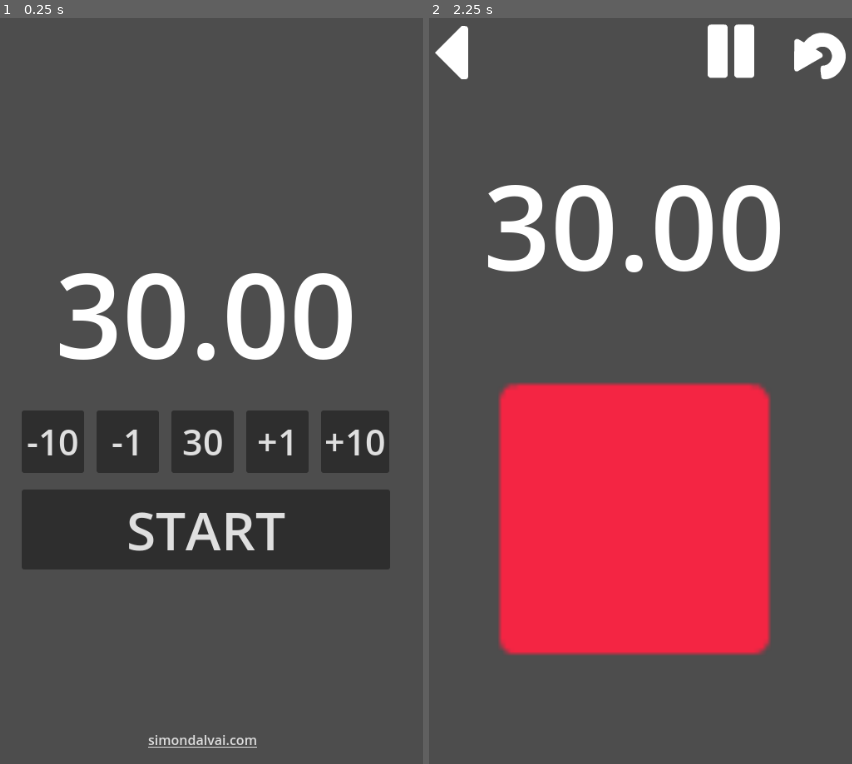
Above: before the commit, frames 1-2 (left to right).
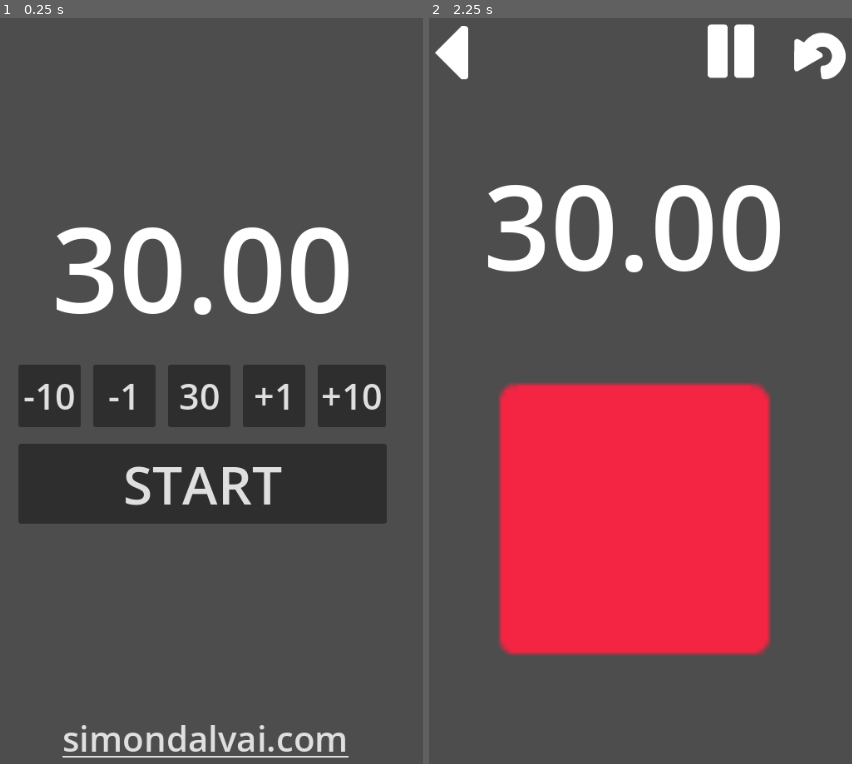
Above: after the commit, the same moments.

Repository: dulvui/condor
Game: Godot game, scene res://src/menu/Menu.tscn
Two runs of this game, one before a commit and one after it. Both use one fixed random seed, a clock stepped at 60 frames per second and the inputs below. Sound files missing from this copy of the repository are replaced by a short silence.
Inputs (mouse positions are in pixels of both pictures, inside the frame that each line leads up to):
- Up to frame 1 (0.25 s): no input
- Up to frame 2 (2.25 s): click "START" at 0.5 s; click (450, 55) at 1.25 s; click "START" at 2 s

The runs differ from the first frame. In frame 1, 21% of the frame differs, in the area x 4-93%, y 28-100%; in frame 2, nothing differs.

Commit message:
add audio

Diff:
--- a/app/src/Config.gd
+++ b/app/src/Config.gd
@@ -1,3 +1,7 @@
+# SPDX-FileCopyrightText: 2023 Simon Dalvai <info@simondalvai.com>
+
+# SPDX-License-Identifier: AGPL-3.0-or-later
+
 extends Node
 
 var config:ConfigFile
--- a/app/src/main/Main.gd
+++ b/app/src/main/Main.gd
@@ -7,6 +7,7 @@
 @onready var timer:Timer = $Timer
 @onready var time_label:Label = $VBoxContainer/Time
 @onready var big_button:TextureButton = $VBoxContainer/BigButton
+@onready var sound:Node2D = $Sound
 
 
 var finished:bool = false
@@ -22,6 +23,9 @@
 	else:
 		time_label.text = "%2.2f"%(timer.time_left)
 
+	if not timer.is_stopped() and not finished:
+		sound.countdown(timer.time_left)
+
 
 func _on_start_pressed() -> void:
 	finished = false
@@ -36,6 +40,7 @@
 
 func _on_timer_timeout() -> void:
 	finished = true
+	sound.final()
 
 
 func _on_back_pressed() -> void:
--- a/app/src/main/Main.tscn
+++ b/app/src/main/Main.tscn
@@ -1,10 +1,11 @@
-[gd_scene load_steps=6 format=3 uid="uid://cbv4v5l8m8s18"]
+[gd_scene load_steps=7 format=3 uid="uid://cbv4v5l8m8s18"]
 
 [ext_resource type="Script" path="res://src/main/Main.gd" id="1_labyq"]
 [ext_resource type="Texture2D" uid="uid://lo7b8773fcli" path="res://assets/game-icons/stop.png" id="2_6dyl3"]
 [ext_resource type="Texture2D" uid="uid://dxqqiypugyt3q" path="res://assets/game-icons/right.png" id="3_k64qi"]
 [ext_resource type="Texture2D" uid="uid://bw67e84jfryea" path="res://assets/game-icons/pause.png" id="4_munfx"]
 [ext_resource type="Texture2D" uid="uid://c65hgkldf7g3x" path="res://assets/game-icons/return.png" id="5_us2kl"]
+[ext_resource type="PackedScene" uid="uid://o0gy3lchayf2" path="res://src/sound/Sound.tscn" id="6_klali"]
 
 [node name="Main" type="Control"]
 layout_mode = 3
@@ -72,6 +73,8 @@
 modulate = Color(1, 1, 1, 0)
 layout_mode = 2
 
+[node name="Sound" parent="." instance=ExtResource("6_klali")]
+
 [connection signal="timeout" from="Timer" to="." method="_on_timer_timeout"]
 [connection signal="pressed" from="VBoxContainer/TimeControl/Back" to="." method="_on_back_pressed"]
 [connection signal="pressed" from="VBoxContainer/TimeControl/Pause" to="." method="_on_pause_pressed"]
--- a/app/src/menu/Menu.tscn
+++ b/app/src/menu/Menu.tscn
@@ -16,10 +16,10 @@
 anchors_preset = -1
 anchor_right = 1.0
 anchor_bottom = 1.0
-offset_left = 49.0
-offset_top = 43.0
-offset_right = -48.0
-offset_bottom = -54.0
+offset_left = 45.0
+offset_top = 96.0
+offset_right = -52.0
+offset_bottom = -217.0
 grow_horizontal = 2
 grow_vertical = 2
 theme_override_constants/separation = 20
@@ -72,18 +72,23 @@
 text = "START"
 
 [node name="Homepage" type="LinkButton" parent="."]
-layout_mode = 2
-anchor_left = 0.38
-anchor_top = 0.606
-anchor_right = 0.622
-anchor_bottom = 0.63
-offset_left = -4.20001
-offset_top = 288.24
-offset_right = -3.88004
-offset_bottom = 288.2
+layout_mode = 1
+anchors_preset = -1
+anchor_left = 0.181
+anchor_top = 0.886
+anchor_right = 0.819
+anchor_bottom = 0.947
+offset_left = 0.259995
+offset_top = 0.439941
+offset_right = -0.26004
+offset_bottom = -0.119995
+grow_horizontal = 2
+grow_vertical = 0
 size_flags_horizontal = 4
+theme_override_font_sizes/font_size = 42
 text = "simondalvai.com"
 structured_text_bidi_override = 1
+metadata/_edit_use_anchors_ = true
 
 [connection signal="pressed" from="VBoxContainer/TimeSettings/MinusMinutes" to="." method="_on_minus_minutes_pressed"]
 [connection signal="pressed" from="VBoxContainer/TimeSettings/MinusSeconds" to="." method="_on_minus_seconds_pressed"]
--- /dev/null
+++ b/app/src/sound/Sound.gd
@@ -0,0 +1,26 @@
+# SPDX-FileCopyrightText: 2023 Simon Dalvai <info@simondalvai.com>
+
+# SPDX-License-Identifier: AGPL-3.0-or-later
+
+extends Node2D
+
+@onready var bip_sound:AudioStreamPlayer2D = $Bip
+@onready var final_sound:AudioStreamPlayer2D = $Final
+
+var counter:int = 3
+var playing:bool = false
+
+func countdown(time_left:float) -> void:
+	if not playing:
+		if time_left < counter:
+			counter -= 1
+			playing = true
+			bip_sound.play()
+		elif time_left > 4:
+			counter = 3
+
+func final() -> void:
+	final_sound.play()
+
+func _on_bip_finished() -> void:
+	playing = false
--- /dev/null
+++ b/app/src/sound/Sound.tscn
@@ -0,0 +1,19 @@
+[gd_scene load_steps=4 format=3 uid="uid://o0gy3lchayf2"]
+
+[ext_resource type="Script" path="res://src/sound/Sound.gd" id="1_o0e0j"]
+[ext_resource type="AudioStream" uid="uid://ccpxhjqvh26b0" path="res://assets/sound/switch36.ogg" id="2_omqrt"]
+[ext_resource type="AudioStream" uid="uid://csaqdgpvt4vt1" path="res://assets/sound/jingles_PIZZI10.ogg" id="3_cn4ua"]
+
+[node name="Sound" type="Node2D"]
+script = ExtResource("1_o0e0j")
+
+[node name="Bip" type="AudioStreamPlayer2D" parent="."]
+position = Vector2(267, 510)
+stream = ExtResource("2_omqrt")
+
+[node name="Final" type="AudioStreamPlayer2D" parent="."]
+position = Vector2(267, 510)
+stream = ExtResource("3_cn4ua")
+
+[connection signal="finished" from="Bip" to="." method="_on_bip_finished"]
+[connection signal="finished" from="Final" to="." method="_on_bip_finished"]
Not shown, added: app/assets/sound/jingles_PIZZI10.ogg.import
Not shown, added: app/assets/sound/switch36.ogg.import
Not shown, changed: .reuse/dep5
Not shown, added: app/assets/sound/jingles_PIZZI10.ogg
Not shown, added: app/assets/sound/switch36.ogg
